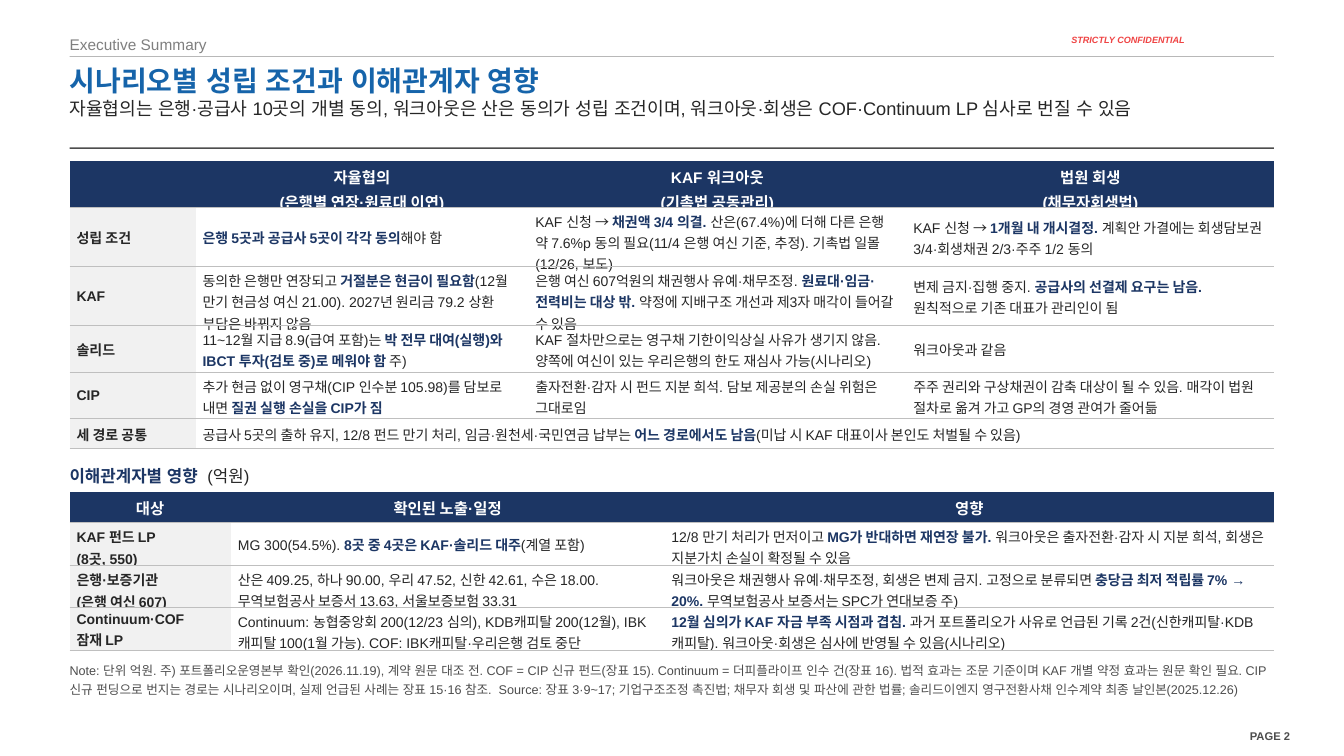
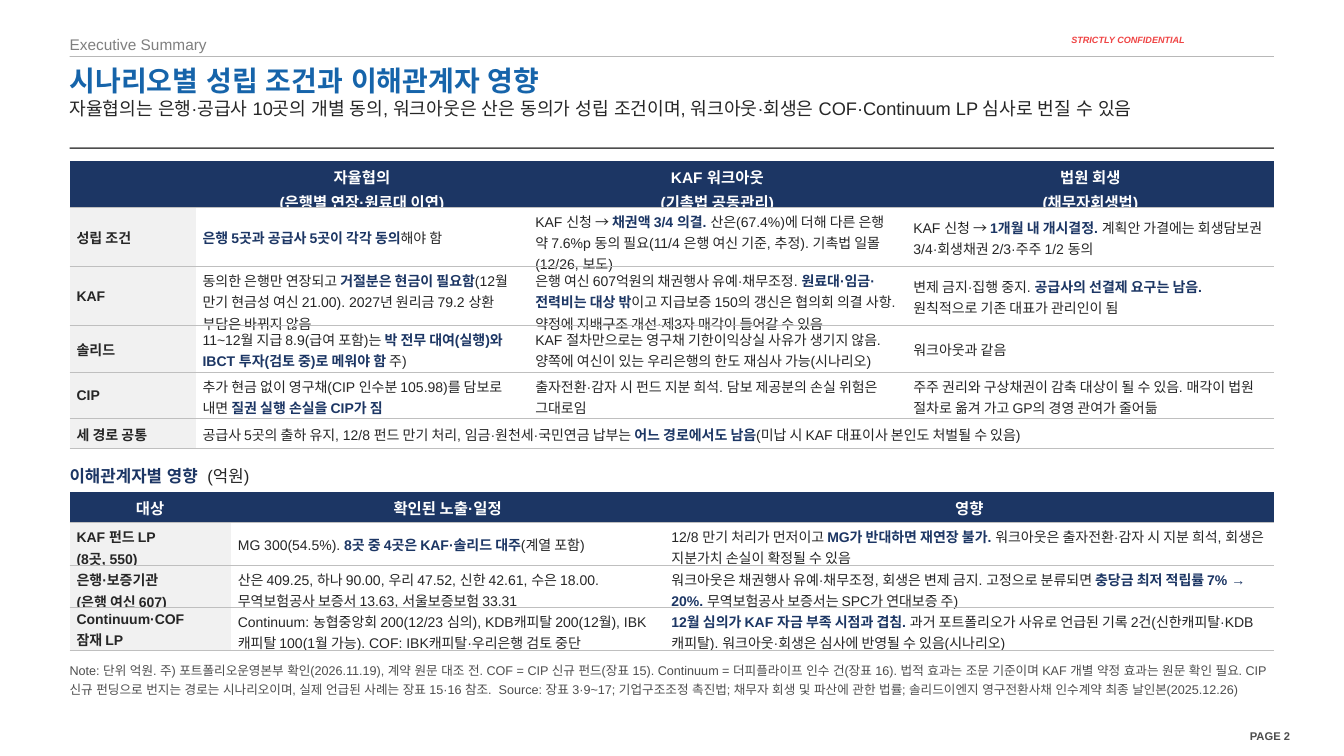
Before and after one commit to jogyesung/GS-Secretary, a slide deck: slide 2 of outputs/CIP_KAF_솔리드_자금조달차질_시나리오_20261118.pptx. Drawn at 1344x756 pixels with LibreOffice and Linux fonts; fonts in the diff are those of the drawing; background and template pictures are left out. Boxes give left, top, right and bottom in pixels: in the first picture for what was removed or moved away, otherwise in the second. Text is boxed around its words. In the diff, an @@ line names an element or a change of style, - is before the commit and + after.

```diff
--- a/outputs/CIP_KAF_솔리드_자금조달차질_시나리오_20261118.pptx
+++ b/outputs/CIP_KAF_솔리드_자금조달차질_시나리오_20261118.pptx
@@ table at <box>70,161,1274,447</box> @@
-row 3, column 3: 은행 여신 607억원의 채권행사 유예·채무조정. 원료대·임금·전력비는 대상 밖. 약정에 지배구조 개선과 제3자 매각이 들어갈 수 있음
+row 3, column 3: 은행 여신 607억원의 채권행사 유예·채무조정. 원료대·임금·전력비는 대상 밖이고 지급보증 150의 갱신은 협의회 의결 사항. 약정에 지배구조 개선·제3자 매각이 들어갈 수 있음
```
Also in this commit, not shown: 2 other slides changed, 1 other file.
